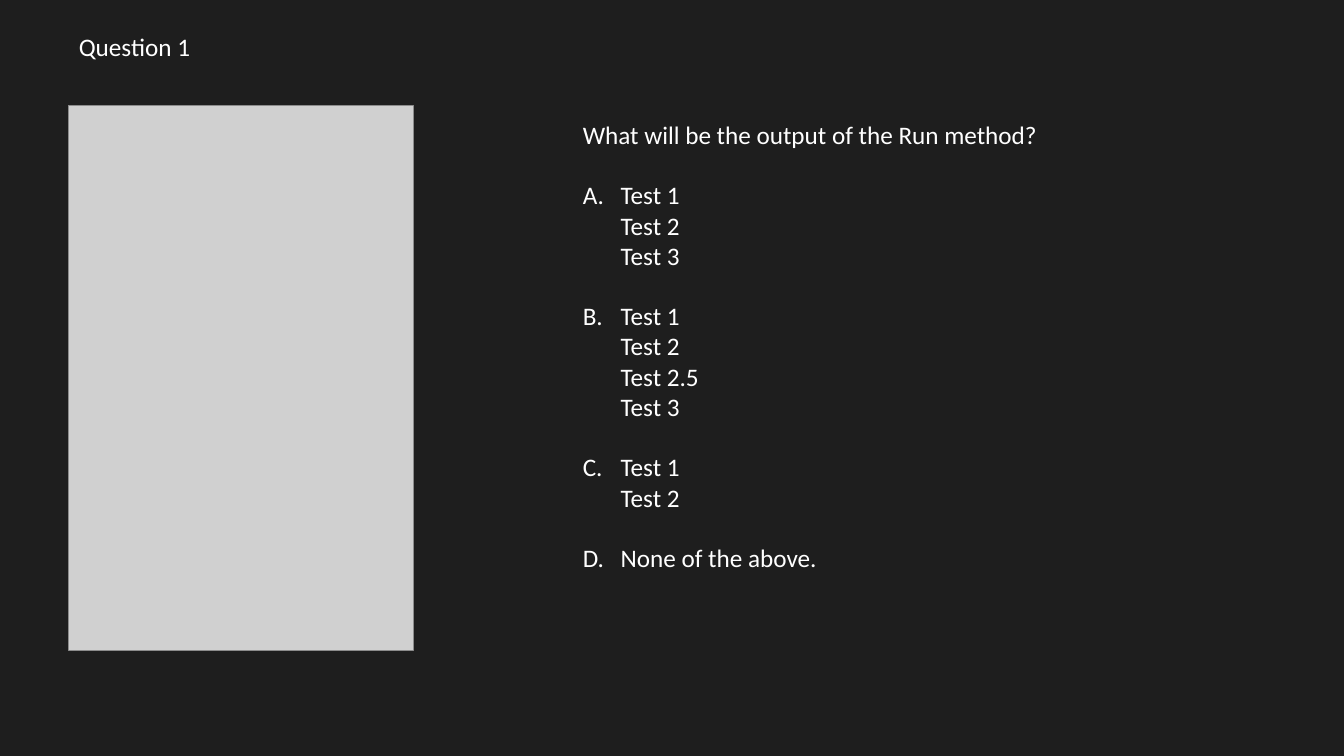
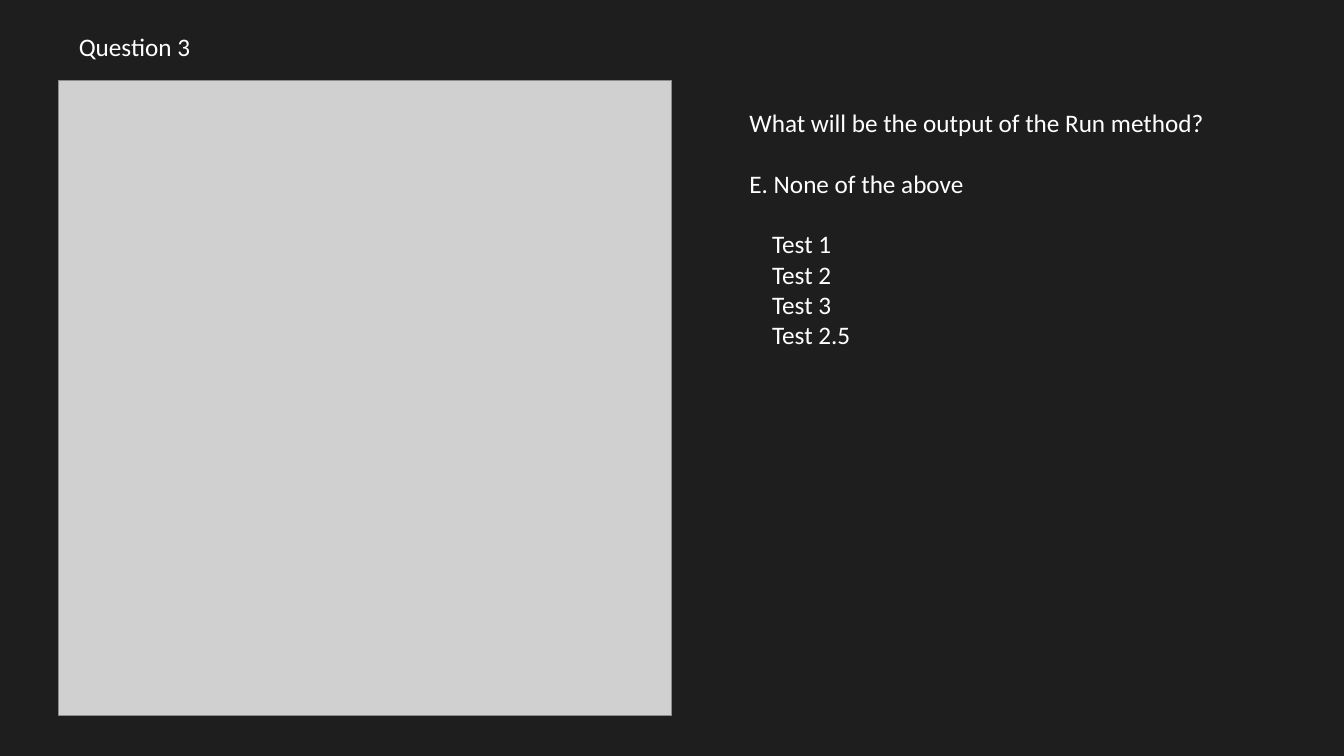
Before and after one commit to JoshKain/AsyncAwaitQuiz, a slide deck: slide 18 of Quiz PowerPoint.pptx (slide 2 before the commit). Drawn at 1344x756 pixels with LibreOffice and Linux fonts; fonts in the diff are those of the drawing; grey boxes stand for pictures. Boxes give left, top, right and bottom in pixels: in the first picture for what was removed or moved away, otherwise in the second. Text is boxed around its words. In the diff, an @@ line names an element or a change of style, - is before the commit and + after.

```diff
--- a/Quiz PowerPoint.pptx
+++ b/Quiz PowerPoint.pptx
@@ text at (79,38,190,60): text changed @@
-Question 1
+Question 3
@@ picture added at (58,81,671,716) @@
@@ picture removed at (69,106,413,651) @@
@@ text "What will be the output ...": place and size @@
-text "What will be the output ..." at (583,126,1036,567)
+text "What will be the output ..." at (749,114,1203,344)
@@ text at (749,175,963,344): text changed @@
-A. Test 1
-   Test 2
-   Test 3
-B. Test 1
-   Test 2
-   Test 2.5
-   Test 3
-C. Test 1
-   Test 2
-D. None of the above.
+E. None of the above
+Test 1
+Test 2
+Test 3
+Test 2.5
```
Also in this commit, not shown: 8 other slides changed, 19 slides added, 14 other files.
